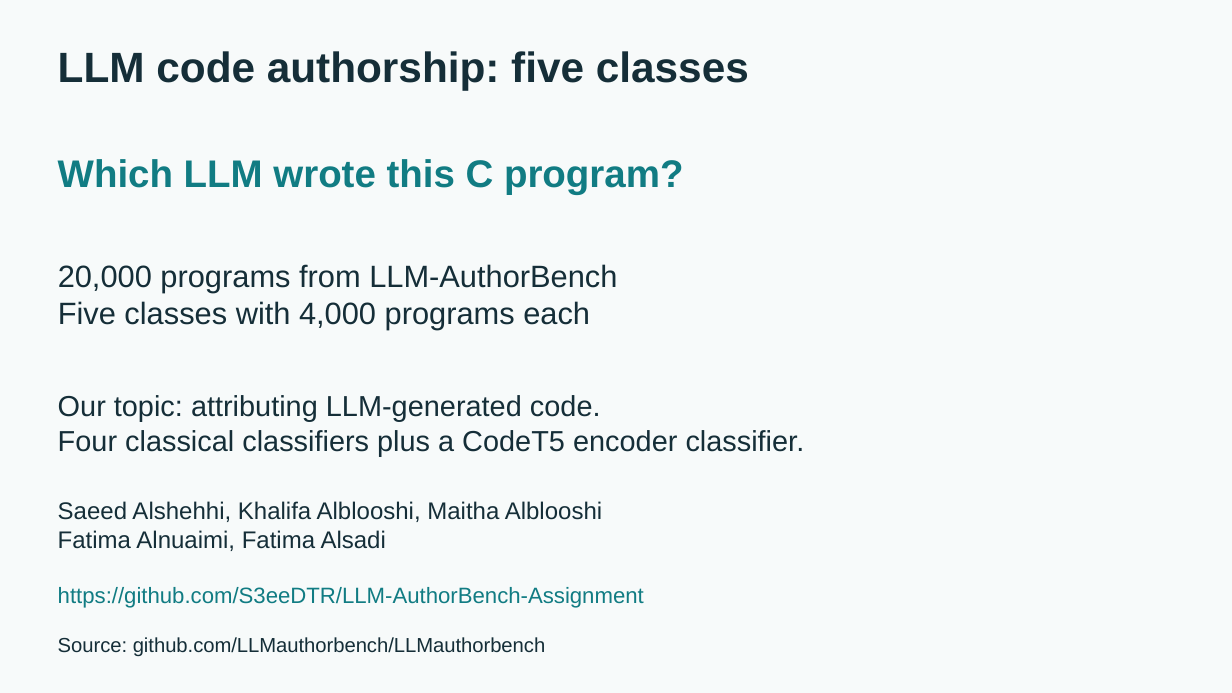
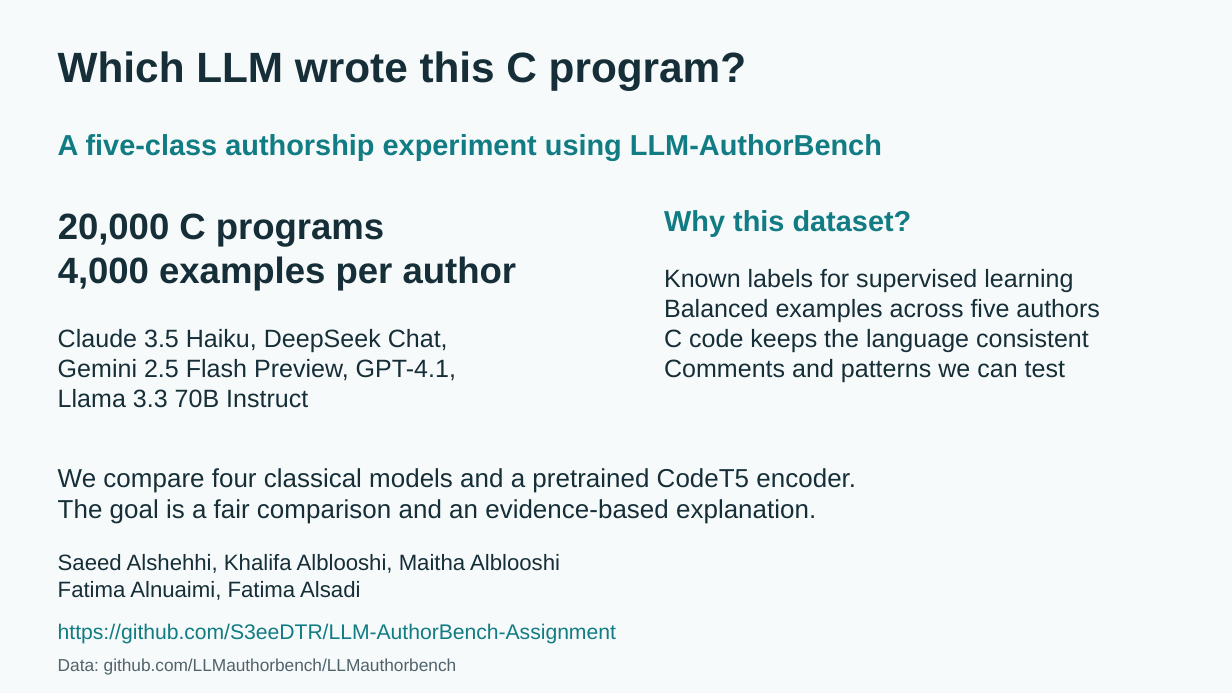
Before and after one commit to S3eeDTR/LLM-AuthorBench-Assignment, a slide deck: slide 1 of submission/Assignment.pptx. Drawn at 1232x693 pixels with LibreOffice and Linux fonts; fonts in the diff are those of the drawing. Boxes give left, top, right and bottom in pixels: in the first picture for what was removed or moved away, otherwise in the second. Text is boxed around its words. In the diff, an @@ line names an element or a change of style, - is before the commit and + after.

```diff
--- a/submission/Assignment.pptx
+++ b/submission/Assignment.pptx
@@ text "Which LLM wrote this C ...": place and size @@
-text "Which LLM wrote this C ..." at box(58, 159, 683, 195)
+text "Which LLM wrote this C ..." at box(58, 51, 746, 90)
@@ text "Which LLM wrote this C ..." at box(58, 51, 746, 90): size 30 to 33 pt, text colour #117C83 to #152E38 @@
@@ text removed at box(58, 51, 749, 90) @@
-LLM code authorship: five classes
@@ text added at box(58, 134, 882, 161), 22.5 pt, text #117C83, bold @@
+A five-class authorship experiment using LLM-AuthorBench
@@ text at box(58, 213, 517, 290): text changed; size 24 to 28.5 pt; bold on @@
-20,000 programs from LLM-AuthorBench
-Five classes with 4,000 programs each
+20,000 C programs
+4,000 examples per author
@@ text added at box(664, 210, 912, 237), 22.5 pt, text #117C83, bold @@
+Why this dataset?
@@ text added at box(664, 269, 1100, 383), 19.5 pt, text #152E38 @@
+Known labels for supervised learning
+Balanced examples across five authors
+C code keeps the language consistent
+Comments and patterns we can test
@@ text added at box(58, 329, 456, 408), 19.5 pt, text #152E38 @@
+Claude 3.5 Haiku, DeepSeek Chat,
+Gemini 2.5 Flash Preview, GPT-4.1,
+Llama 3.3 70B Instruct
@@ text removed at box(58, 395, 805, 456) @@
-Our topic: attributing LLM-generated code.
-Four classical classifiers plus a CodeT5 encoder classifier.
@@ text added at box(58, 468, 856, 524), 20.2 pt, text #152E38 @@
+We compare four classical models and a pretrained CodeT5 encoder.
+The goal is a fair comparison and an evidence-based explanation.
@@ text "Saeed Alshehhi, Khalifa Alblooshi, Maitha ...": place and size @@
-text "Saeed Alshehhi, Khalifa Alblooshi, Maitha ..." at box(58, 501, 602, 551)
+text "Saeed Alshehhi, Khalifa Alblooshi, Maitha ..." at box(58, 554, 560, 600)
@@ text "Saeed Alshehhi, Khalifa Alblooshi, Maitha ..." at box(58, 554, 560, 600): size 18.8 to 17.2 pt @@
@@ text "https://github.com/S3eeDTR/LLM-AuthorBench-Assignment": place and size @@
-text "https://github.com/S3eeDTR/LLM-AuthorBench-Assignment" at box(58, 587, 644, 608)
+text "https://github.com/S3eeDTR/LLM-AuthorBench-Assignment" at box(58, 623, 616, 644)
@@ text "https://github.com/S3eeDTR/LLM-AuthorBench-Assignment" at box(58, 623, 616, 644): size 17.2 to 16.5 pt @@
@@ text at box(58, 658, 457, 675): text changed; size 15.8 to 13.5 pt; text colour #152E38 to #50636B @@
-Source: github.com/LLMauthorbench/LLMauthorbench
+Data: github.com/LLMauthorbench/LLMauthorbench
```
Also in this commit, not shown: 2 other slides changed, 2 slides added, 2 slides removed.
